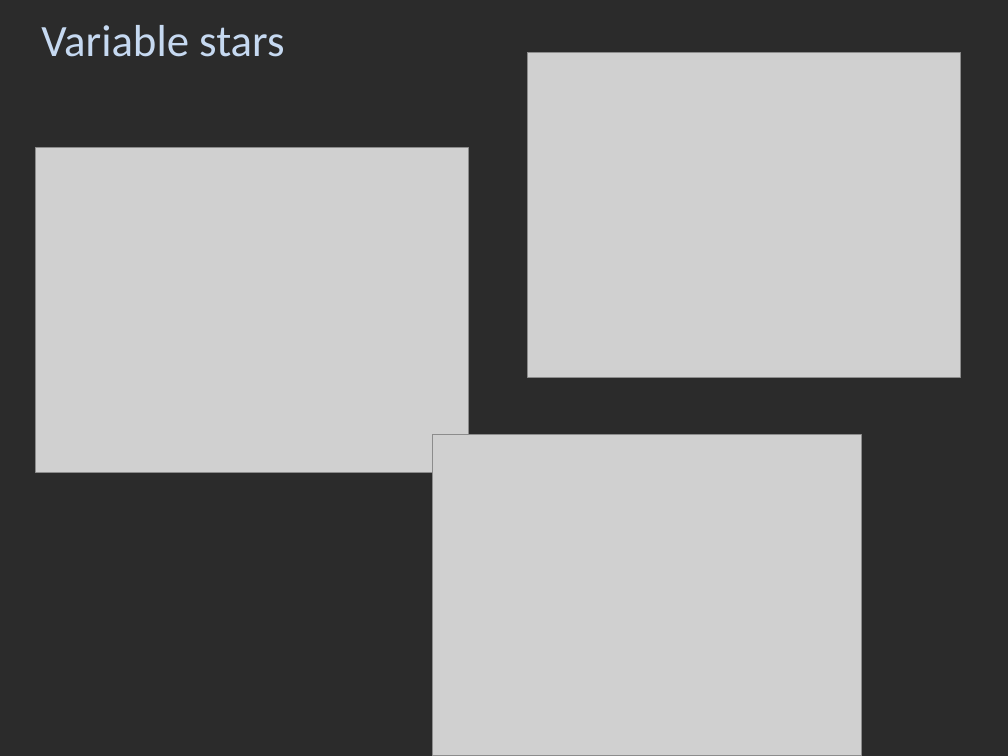
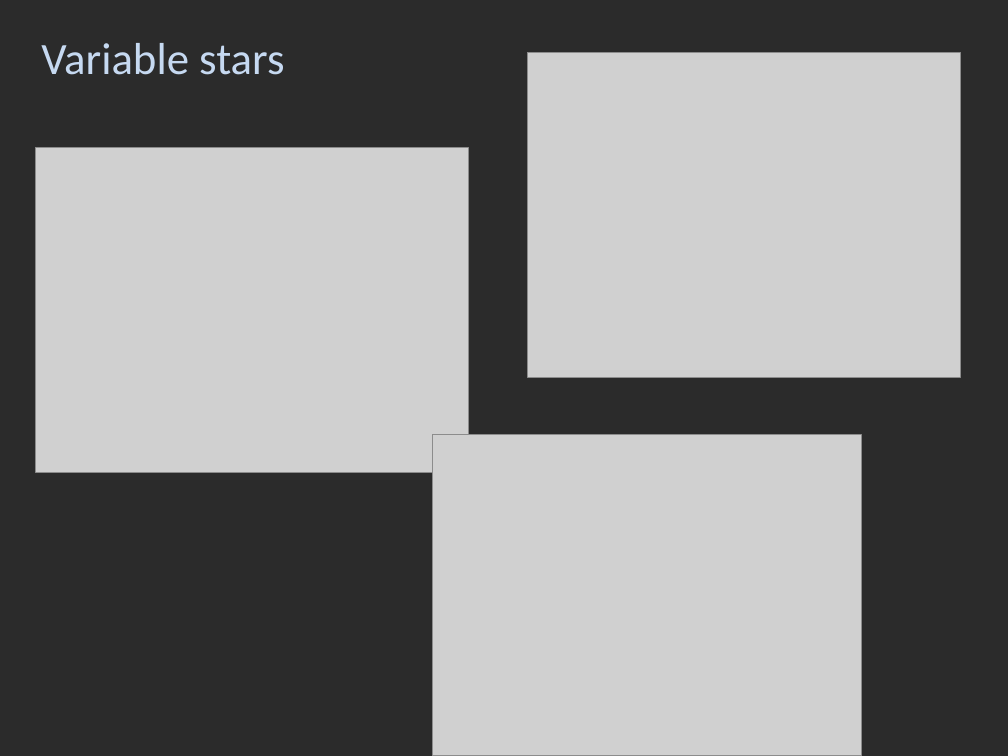
Before and after one commit to DinoBektesevic/vsa2009, a slide deck: slide 8 of The Photometry group.pptx. Drawn at 1008x756 pixels with LibreOffice and Linux fonts; fonts in the diff are those of the drawing; grey boxes stand for pictures; background and template pictures are left out; a plain dark background stands for a picture behind light text. Boxes give left, top, right and bottom in pixels: in the first picture for what was removed or moved away, otherwise in the second. Text is boxed around its words. In the diff, an @@ line names an element or a change of style, - is before the commit and + after.

```diff
--- a/The Photometry group.pptx
+++ b/The Photometry group.pptx
@@ title "Variable stars": place and size @@
-title "Variable stars" at <box>41,25,284,57</box>
+title "Variable stars" at <box>41,43,284,75</box>
```
Also in this commit, not shown: 10 other slides changed.
